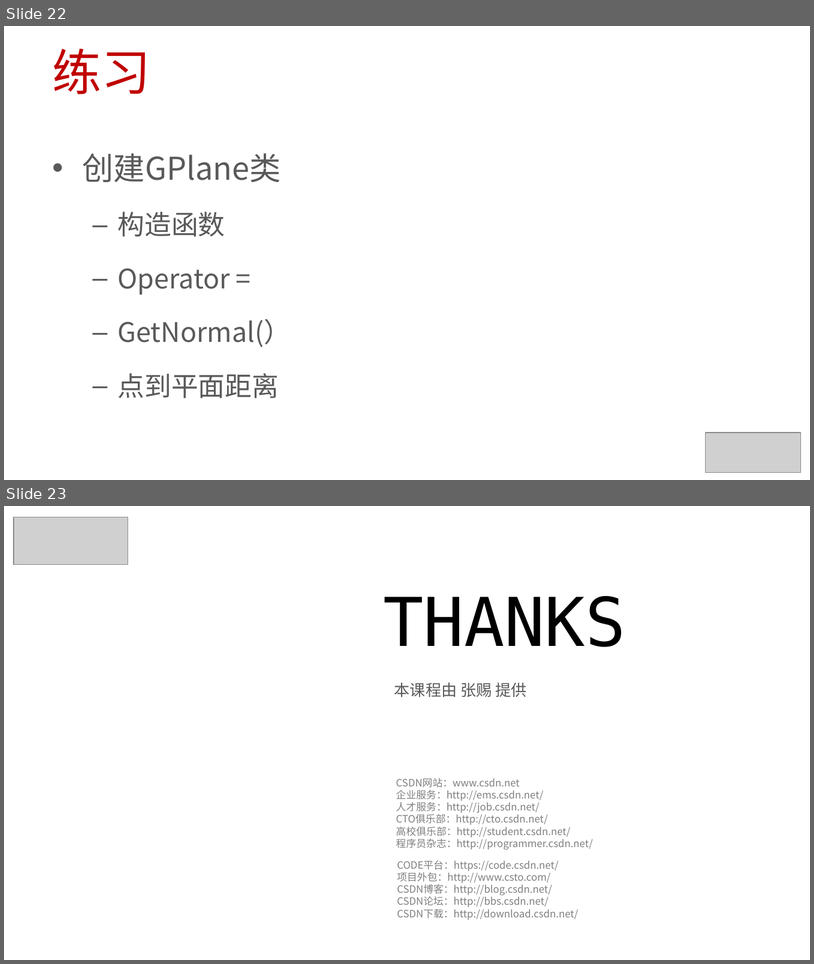
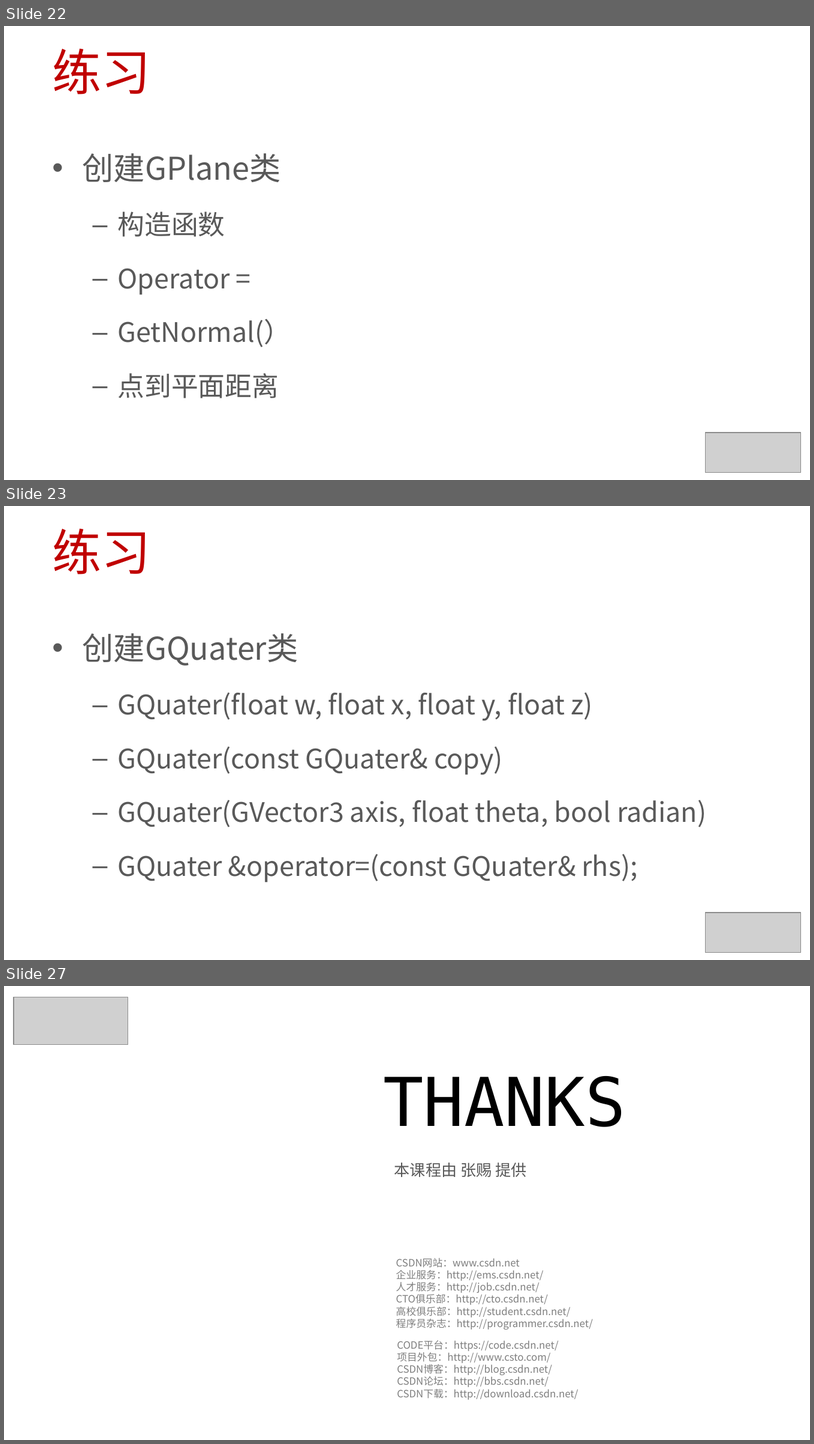
Before and after one commit to 0000duck/ComputerGraphicsBasics, a slide deck: PPT/C++练习.pptx. Shown one above the other, each under a label of ours: slides 22 and 23 before the commit, slides 22, 23 and 27 after it; the slides between them are not shown. The pictures are 814x964 and 814x1444 pixels, drawn with LibreOffice and Linux fonts; fonts in the diff are those of the drawing; grey boxes stand for pictures; background and template pictures are left out. Boxes give left, top, right and bottom in pixels: in the first picture for what was removed or moved away, otherwise in the second. Text is boxed around its words. In the diff, an @@ line names an element or a change of style, - is before the commit and + after.

```diff
--- a/PPT/C++练习.pptx
+++ b/PPT/C++练习.pptx
@@ slide 23 added at bbox=[4, 506, 810, 960], background #FFFFFF @@
@@ title added at bbox=[53, 528, 151, 574], 44 pt, text #C00000 @@
+练习
@@ text added at bbox=[83, 633, 707, 882], 24 pt, text #595959 @@
+• 创建GQuater类
+  – GQuater(float w, float x, float y, float z)
+  – GQuater(const GQuater& copy)
+  – GQuater(GVector3 axis, float theta, bool radian)
+  – GQuater &operator=(const GQuater& rhs);
@@ picture added at bbox=[705, 912, 801, 952] @@
@@ what was slide 23 is now slide 27 @@
```
Also in this commit, not shown: 3 other slides added, 1 other file.
